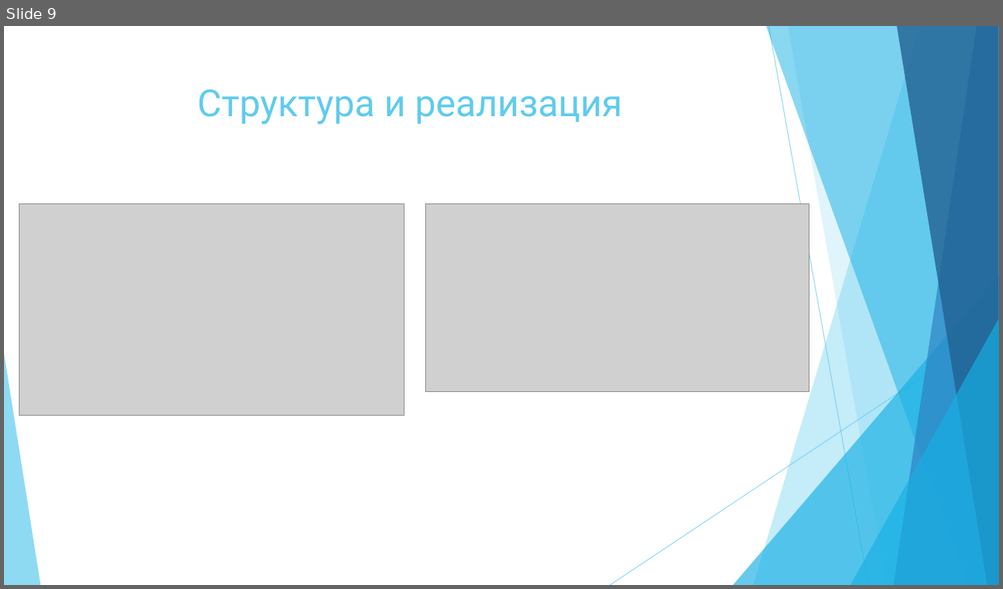
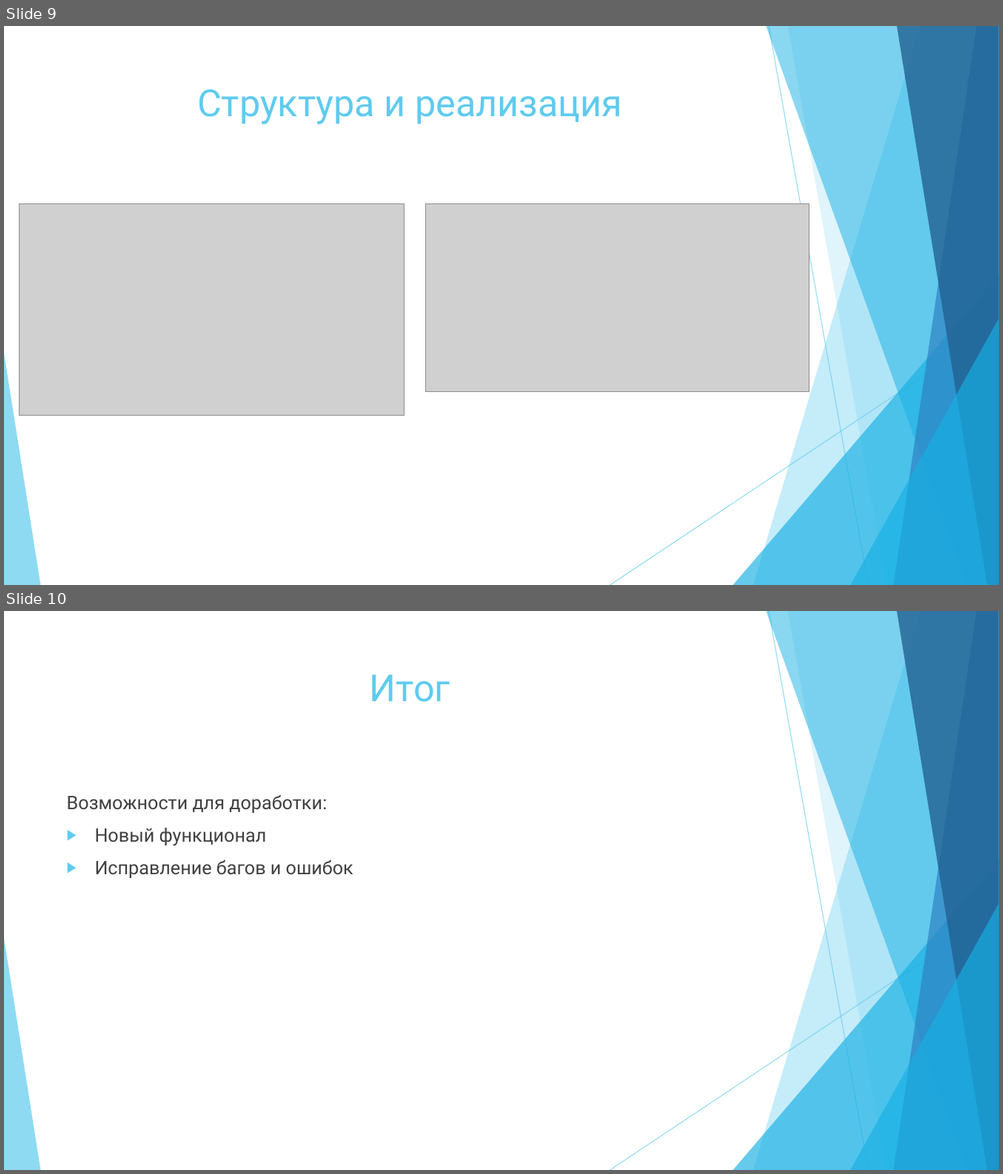
Before and after one commit to sergnator/kspCalculator2, a slide deck: Итог/documents/Защита.pptx. Shown one above the other, each under a label of ours: slide 9 before the commit, slides 9 and 10 after it. The pictures are 1003x589 and 1003x1174 pixels, drawn with LibreOffice and Linux fonts; fonts in the diff are those of the drawing; grey boxes stand for pictures. Boxes give left, top, right and bottom in pixels: in the first picture for what was removed or moved away, otherwise in the second. Text is boxed around its words. In the diff, an @@ line names an element or a change of style, - is before the commit and + after.

```diff
--- a/Итог/documents/Защита.pptx
+++ b/Итог/documents/Защита.pptx
@@ slide 10 added at bbox=[4, 611, 999, 1170], background #FFFFFF; not listed: 10 template elements that a slide beside it also shows @@
@@ title added at bbox=[370, 675, 450, 702], 36 pt, text #5FCBEF @@
+Итог
@@ text added at bbox=[67, 795, 353, 878], 18 pt, text #404040 @@
+Возможности для доработки:
+▶ Новый функционал
+▶ Исправление багов и ошибок
```
Also in this commit, not shown: 5 other files.
